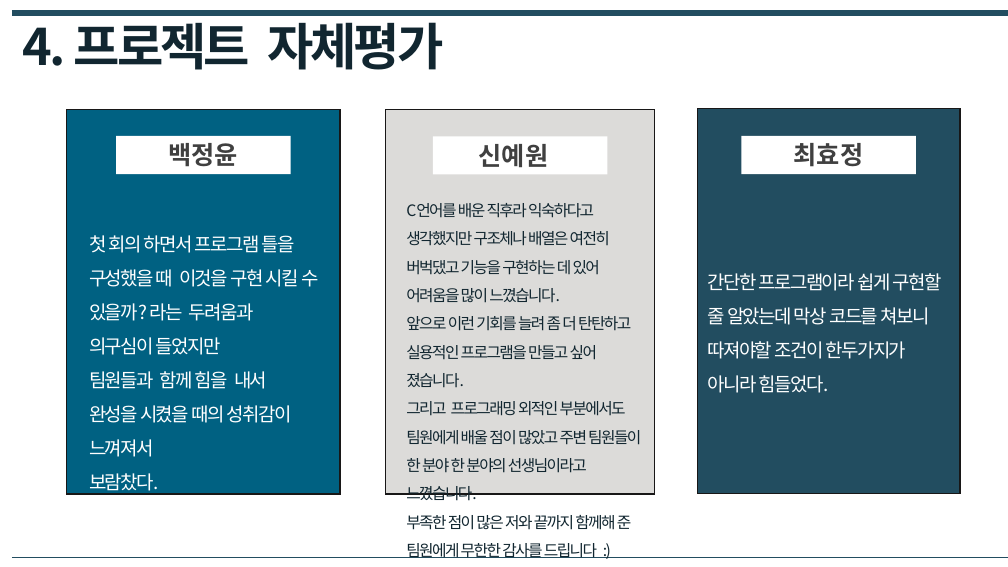
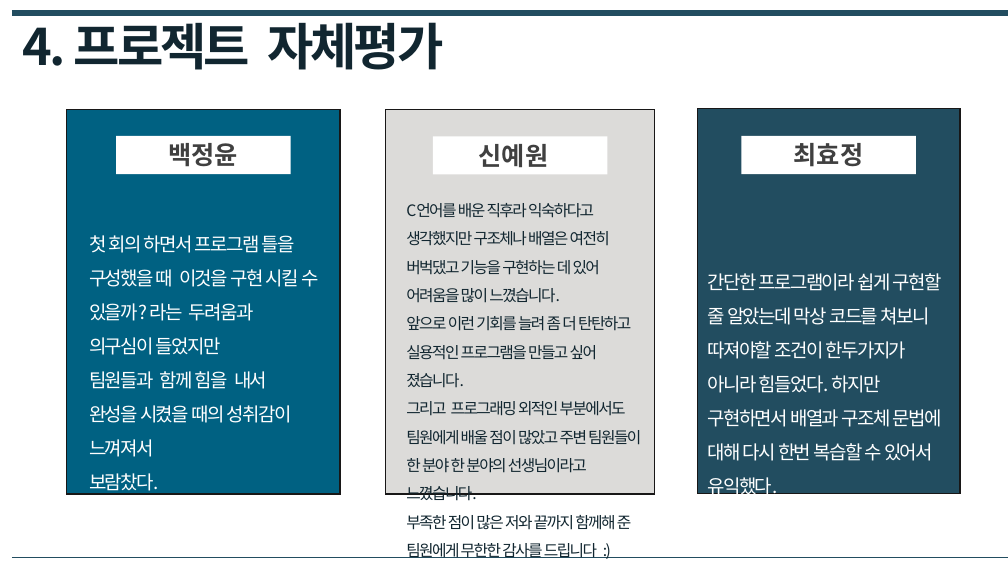
Before and after one commit to JeongYoonBaek/A11_BCS, a slide deck: slide 15 of 최종PPT/(C언어)A11_4조_BCS 최종발표.pptx. Drawn at 1008x567 pixels with LibreOffice and Linux fonts; fonts in the diff are those of the drawing. Boxes give left, top, right and bottom in pixels: in the first picture for what was removed or moved away, otherwise in the second. Text is boxed around its words. In the diff, an @@ line names an element or a change of style, - is before the commit and + after.

```diff
--- a/최종PPT/(C언어)A11_4조_BCS 최종발표.pptx
+++ b/최종PPT/(C언어)A11_4조_BCS 최종발표.pptx
@@ text at [708, 273, 942, 499]: text changed @@
-간단한 프로그램이라 쉽게 구현할 줄 알았는데 막상 코드를 쳐보니 따져야할 조건이 한두가지가 아니라 힘들었다.
+간단한 프로그램이라 쉽게 구현할 줄 알았는데 막상 코드를 쳐보니 따져야할 조건이 한두가지가 아니라 힘들었다. 하지만 구현하면서 배열과 구조체 문법에 대해 다시 한번 복습할 수 있어서 유익했다.
```
Also in this commit, not shown: 13 other slides changed.
